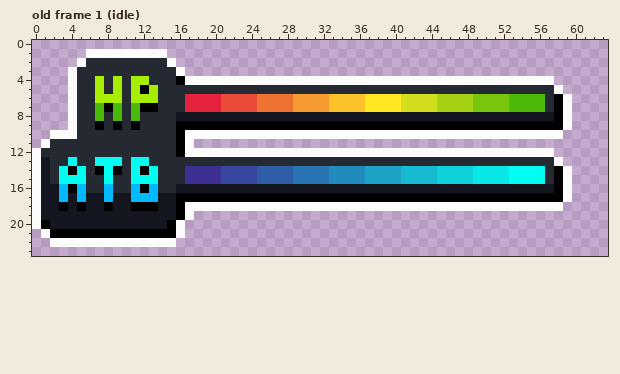
Pixel-art file, stored at packages/client/src/assets/ui{m}/entity-stat-bars.aseprite. Above: the version before the commit.
64x24 pixels, 1 frame. Shown: old frame 1 (idle). The commit also changed other frames, which this record leaves out.
The same view after the edit:
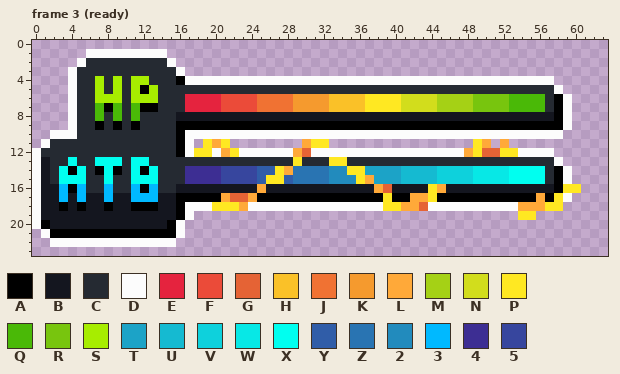
Palette (. is transparent): A #000000  B #14161f  C #252a32  D #fcfcfc  E #e5233e  F #eb4b39  G #e56335  H #fac128  J #f07233  K #f59a2e  L #ffa939  M #a5d115  N #d2dd1c  P #ffe822  Q #4ab907  R #78c50e  S #a7ed00  T #1ca3c7  U #15bad1  V #0ed1dc  W #07e8e6  X #00fff0  Y #305da8  Z #2974b2  2 #228bbd  3 #00b9ff  4 #3d2e93  5 #37469e
A new or re-ordered frame is compared with the old frame closest to it.
From the commit log: fix entity stats masking
Edits made:
frames 1 -> 6
layer "Layer 2" added
Frame 3 (ready) is new; against old frame 1 (idle), layer "Layer 2":
The edit turns colour A into colour G in row 17 at x 22 to 23.
The edit turns colour B into colour G in row 16 at x 39.
The edit turns colour D into colour G in row 12 at x 30 and 50 to 51; in row 18 at x 43.
There is now colour L in row 11 at x 20, 30, 50 and 52.
The edit turns colour A into colour L in row 17 at x 21, 24, 42 to 43 and 56.
The edit turns colour B into colour L in row 16 at x 25, 38 and 45.
The edit turns colour D into colour L in row 12 at x 21, 29 and 48; in row 18 at x 23, 41 to 42 and 54 to 56.
The edit turns colour T into colour L in row 15 at x 37.
The edit turns colour Y into colour L in row 14 at x 28.
There is now colour P in row 11 at x 19, 21, 31 to 32 and 49; in row 16 at x 60; in row 19 at x 54 to 55.
The edit turns colour 2 into colour P in row 14 at x 35 to 36; in row 15 at x 36.
The edit turns colour A into colour P in row 17 at x 39, 44 and 58.
The edit turns colour B into colour P in row 16 at x 44.
The edit turns colour C into colour P in row 13 at x 29 and 33 to 34.
The edit turns colour D into colour P in row 12 at x 18 to 19, 22, 49 and 52 to 53; in row 16 at x 59; in row 18 at x 20 to 22, 39 to 40 and 57 to 58.
The edit turns colour Y into colour P in row 14 at x 27; in row 15 at x 26 to 27.
Changed places in both pictures, as pixel boxes (x1, y1, x2, y2):
changed: (194, 139, 581, 220)
